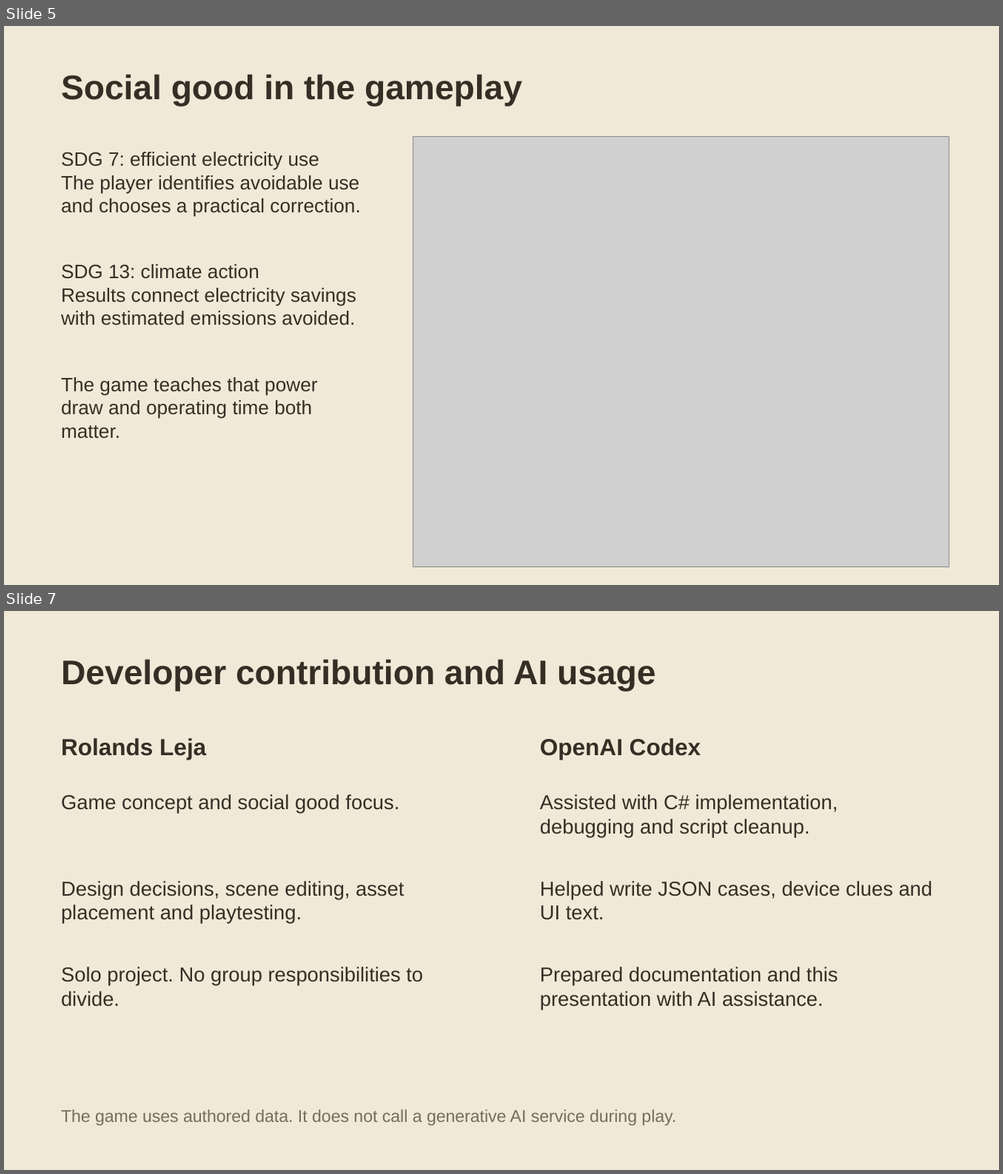
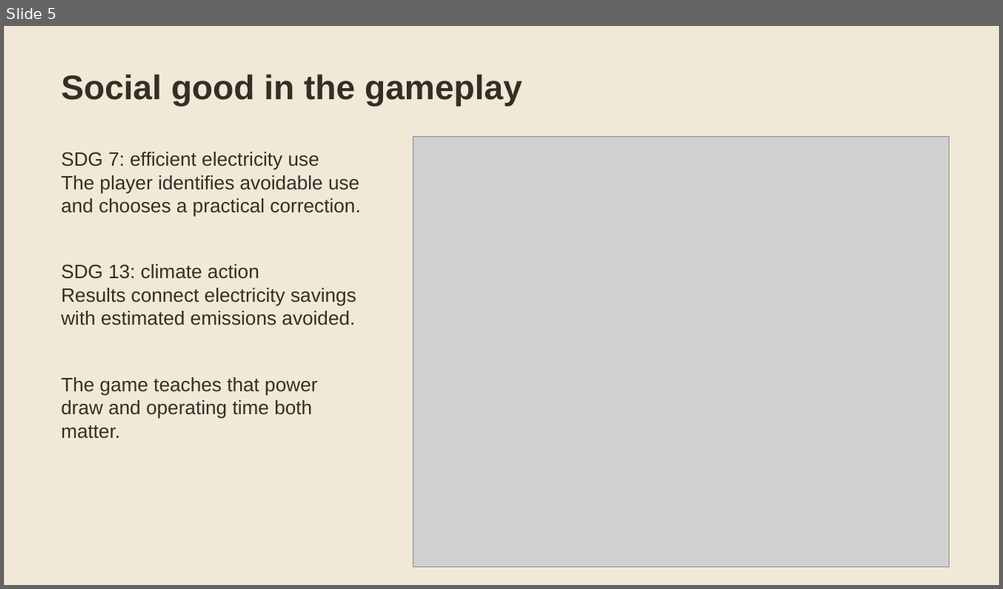
Before and after one commit to RLeja/HiddenWatts, a slide deck: docs/presentation/HiddenWatts-Prototype-I.pptx. Shown one above the other, each under a label of ours: slides 5 and 7 before the commit, slide 5 after it; the slides between them are not shown. The pictures are 1003x1174 and 1003x589 pixels, drawn with LibreOffice and Linux fonts; fonts in the diff are those of the drawing; grey boxes stand for pictures. Boxes give left, top, right and bottom in pixels: in the first picture for what was removed or moved away, otherwise in the second. Text is boxed around its words. In the diff, an @@ line names an element or a change of style, - is before the commit and + after.

```diff
--- a/docs/presentation/HiddenWatts-Prototype-I.pptx
+++ b/docs/presentation/HiddenWatts-Prototype-I.pptx
@@ slide 7 removed at bbox=[4, 611, 999, 1170], background #F0E9D7 @@
@@ text removed at bbox=[61, 659, 655, 692] @@
-Developer contribution and AI usage
@@ text removed at bbox=[61, 738, 206, 759] @@
-Rolands Leja
@@ text removed at bbox=[540, 738, 700, 759] @@
-OpenAI Codex
@@ text removed at bbox=[61, 795, 399, 813] @@
-Game concept and social good focus.
@@ text removed at bbox=[540, 795, 838, 837] @@
-Assisted with C# implementation, debugging and script cleanup.
@@ text removed at bbox=[61, 881, 404, 923] @@
-Design decisions, scene editing, asset placement and playtesting.
@@ text removed at bbox=[540, 881, 933, 920] @@
-Helped write JSON cases, device clues and UI text.
@@ text removed at bbox=[61, 967, 423, 1007] @@
-Solo project. No group responsibilities to divide.
@@ text removed at bbox=[540, 967, 838, 1010] @@
-Prepared documentation and this presentation with AI assistance.
@@ text removed at bbox=[61, 1110, 676, 1126] @@
-The game uses authored data. It does not call a generative AI service during play.
```
Also in this commit, not shown: 4 slides changed, 1 slide added, 1 other slide removed, 1 other file.
